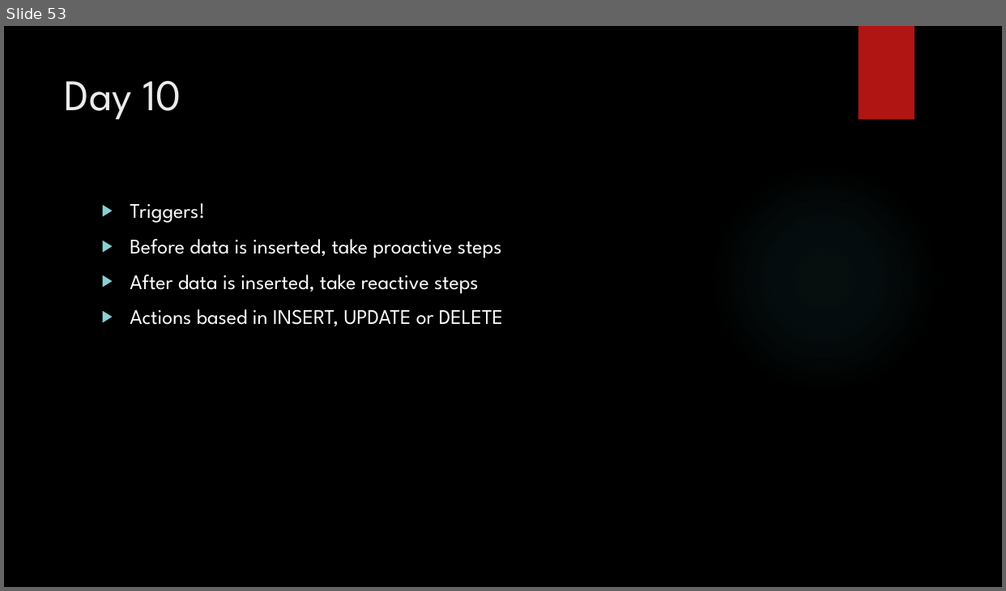
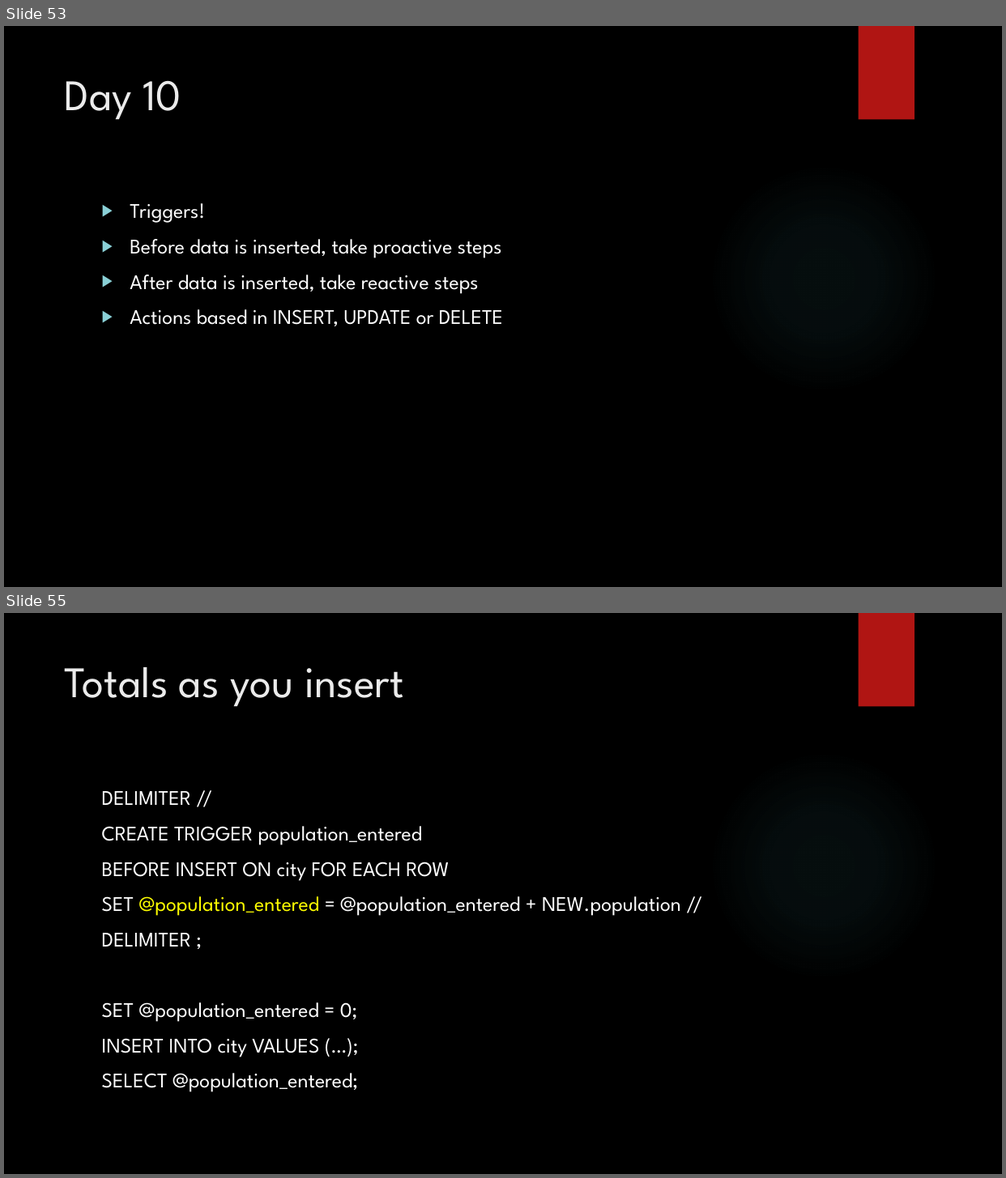
Before and after one commit to zedfoxus/database-bootcamp, a slide deck: Presentation/Database-Bootcamp-Presentation.pptx. Shown one above the other, each under a label of ours: slide 53 before the commit, slides 53 and 55 after it; the slides between them are not shown. The pictures are 1006x591 and 1006x1178 pixels, drawn with LibreOffice and Linux fonts; fonts in the diff are those of the drawing; background and template pictures are left out. Boxes give left, top, right and bottom in pixels: in the first picture for what was removed or moved away, otherwise in the second. Text is boxed around its words. In the diff, an @@ line names an element or a change of style, - is before the commit and + after.

Commit message:
More triggers

```diff
--- a/Presentation/Database-Bootcamp-Presentation.pptx
+++ b/Presentation/Database-Bootcamp-Presentation.pptx
@@ slide 55 added at (4,613,1002,1174), background picture (left out); not listed: 2 template elements that a slide beside it also shows @@
@@ title added at (65,667,404,707), 42 pt, text #EBEBEB @@
+Totals as you insert
@@ text added at (102,791,681,1093), 20 pt, text #FFFFFF @@
+DELIMITER //
+CREATE TRIGGER population_entered
+BEFORE INSERT ON city FOR EACH ROW
+SET @population_entered = @population_entered + NEW.population //
+DELIMITER ;
+SET @population_entered = 0;
+INSERT INTO city VALUES (…);
+SELECT @population_entered;
```
Also in this commit, not shown: 1 slide changed, 1 other slide added.
